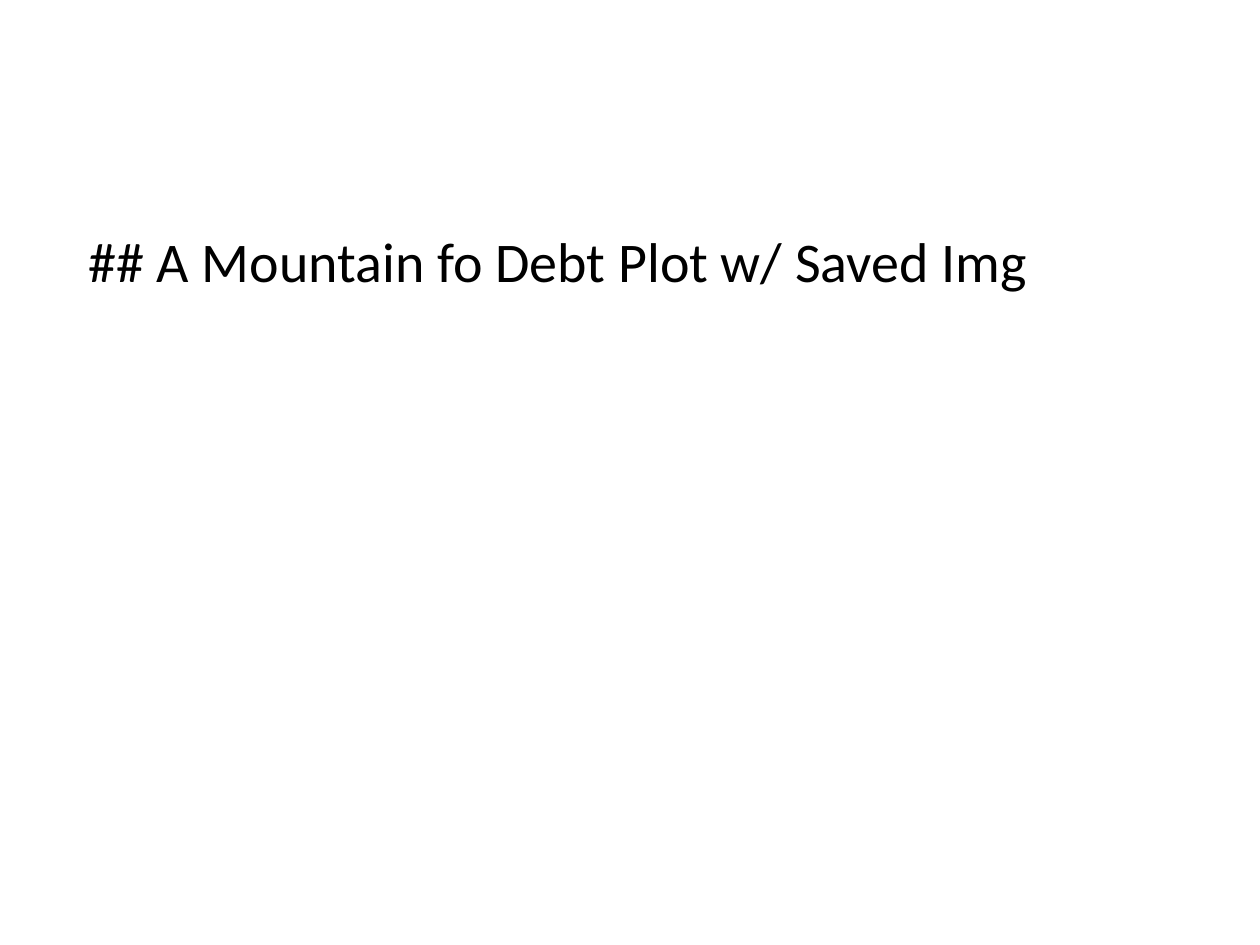
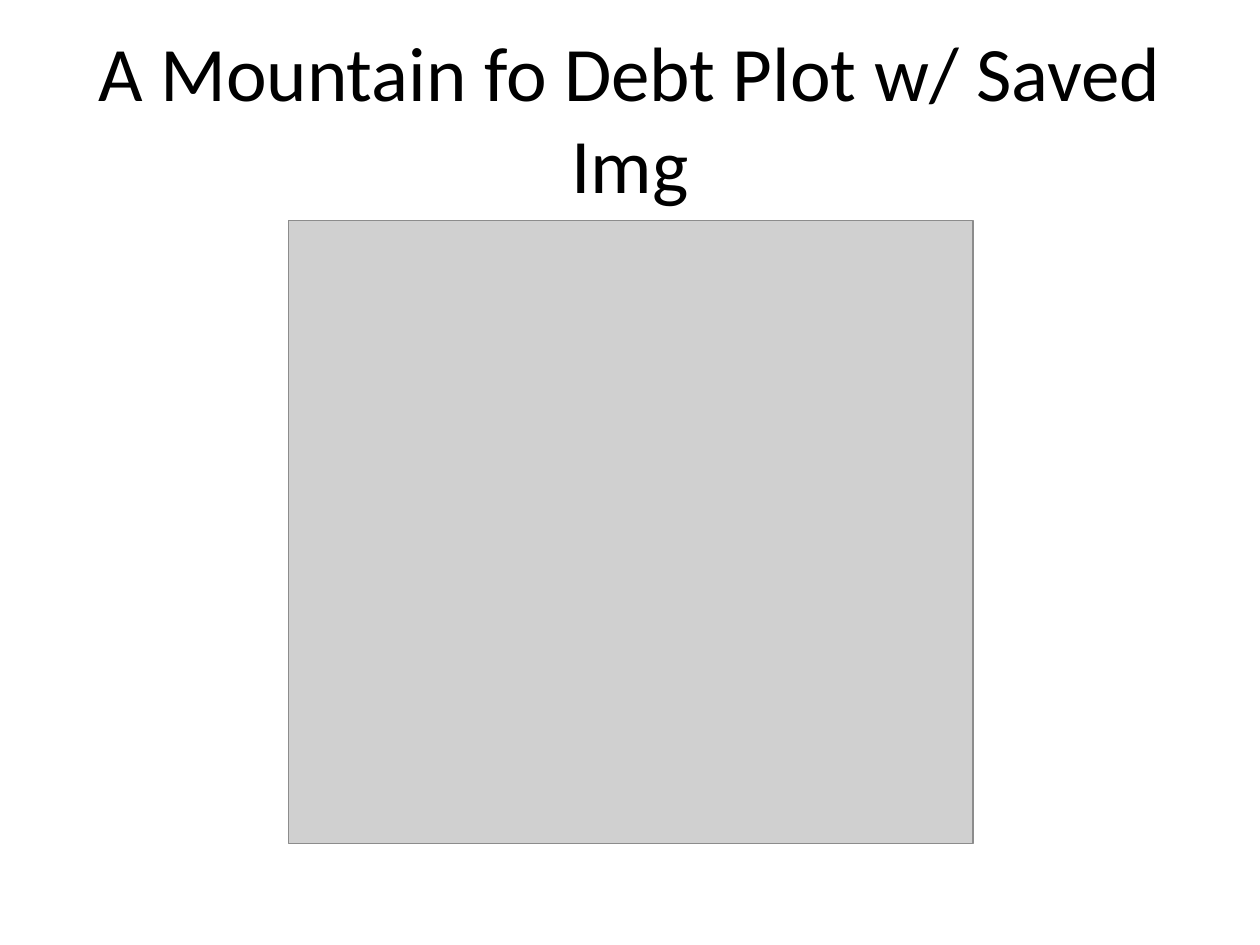
Before and after one commit to ReasonFoundation/GraphicsR, a slide deck: slide 4 of SamplePPD.pptx (slide 5 before the commit). Drawn at 1260x945 pixels with LibreOffice and Linux fonts; fonts in the diff are those of the drawing; grey boxes stand for pictures. Boxes give left, top, right and bottom in pixels: in the first picture for what was removed or moved away, otherwise in the second. Text is boxed around its words. In the diff, an @@ line names an element or a change of style, - is before the commit and + after.

```diff
--- a/SamplePPD.pptx
+++ b/SamplePPD.pptx
@@ title "A Mountain fo Debt Plot ..." at bbox=[99, 47, 1160, 207]: vertical alignment top to middle @@
@@ title at bbox=[99, 47, 1160, 207]: text changed; size 32 to 44 pt @@
-## A Mountain fo Debt Plot w/ Saved Img
+A Mountain fo Debt Plot w/ Saved Img
@@ picture added at bbox=[289, 220, 973, 843] @@
```
Also in this commit, not shown: 4 other slides changed, 1 slide added, 1 slide removed, 4 other files.
